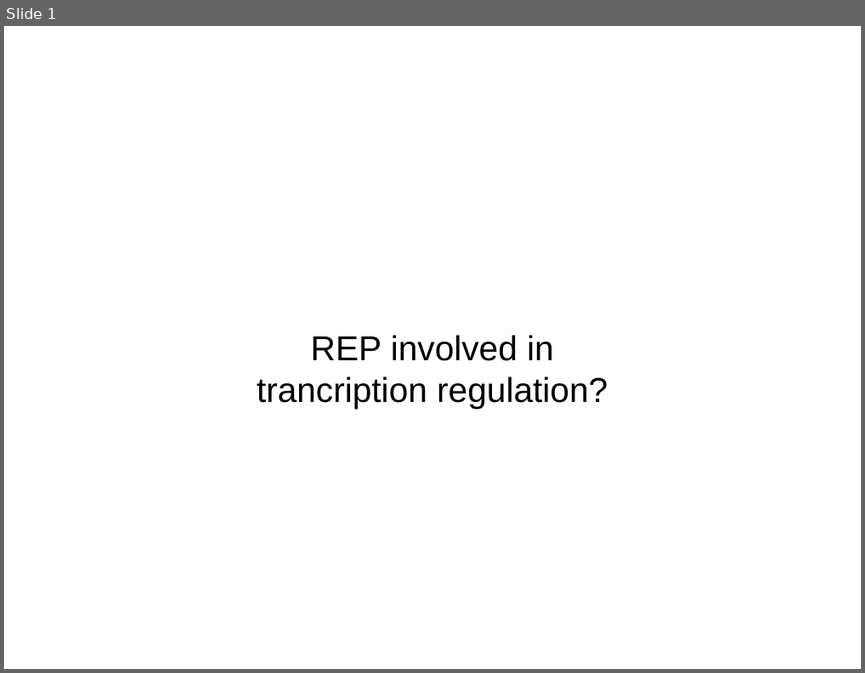
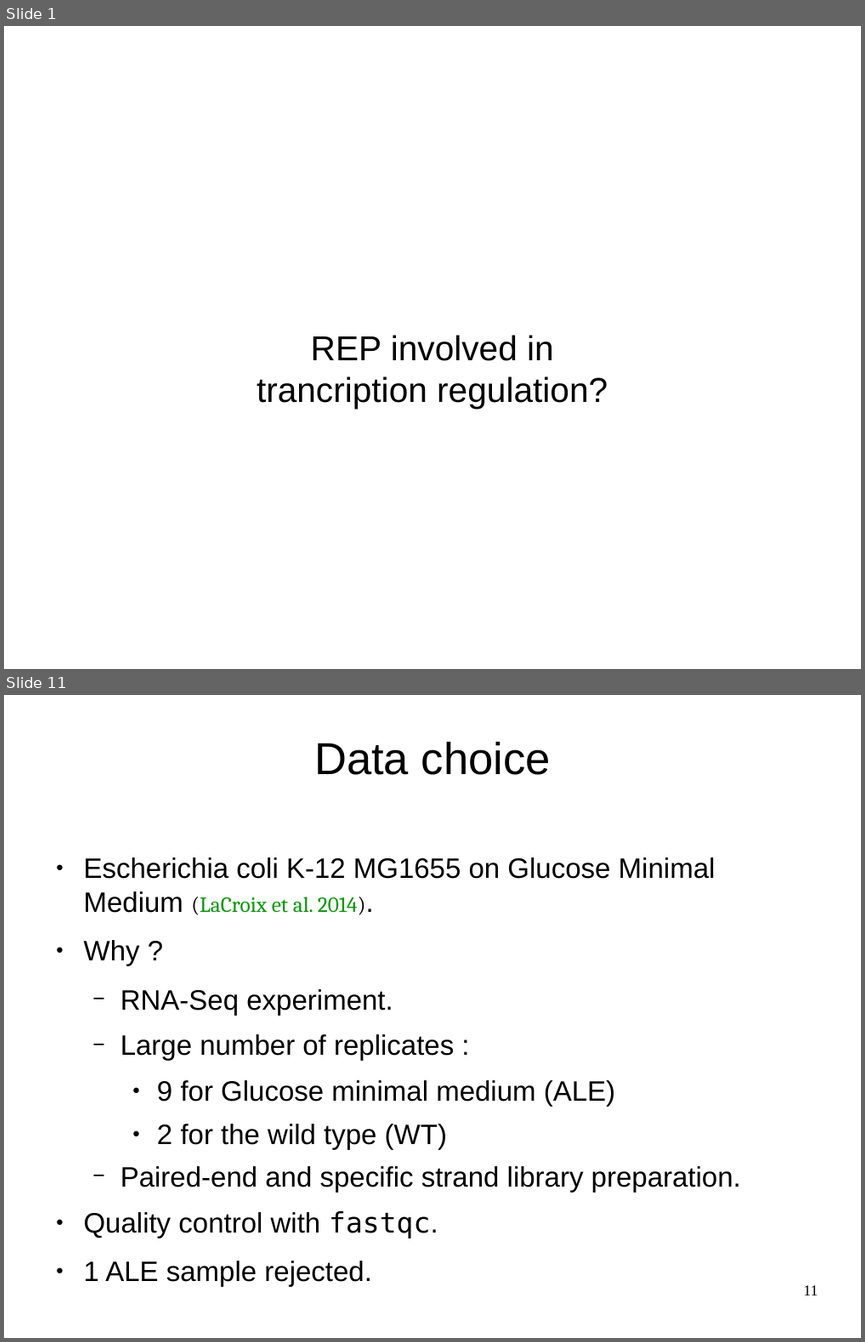
Before and after one commit to mesmeraf/stage_M2, a slide deck: presentation.odp. Shown one above the other, each under a label of ours: slide 1 before the commit, slides 1 and 11 after it; the slides between them are not shown. The pictures are 865x673 and 865x1342 pixels, drawn with LibreOffice and Linux fonts; fonts in the diff are those of the drawing; background and template pictures are left out. Boxes give left, top, right and bottom in pixels: in the first picture for what was removed or moved away, otherwise in the second. Text is boxed around its words. In the diff, an @@ line names an element or a change of style, - is before the commit and + after.

```diff
--- a/presentation.odp
+++ b/presentation.odp
@@ slide 11 added at bbox=[4, 695, 861, 1338], background picture (left out) @@
@@ title added at bbox=[314, 742, 551, 775], 41.4 pt, text #000000 @@
+Data choice
@@ text added at bbox=[84, 857, 741, 1287], 26 pt, text #000000 @@
+● Escherichia coli K-12 MG1655 on Glucose Minimal Medium (LaCroix et al. 2014).
+● Why ?
+  − RNA-Seq experiment.
+  − Large number of replicates :
+    ● 9 for Glucose minimal medium (ALE)
+    ● 2 for the wild type (WT)
+  − Paired-end and specific strand library preparation.
+● Quality control with fastqc.
+● 1 ALE sample rejected.
@@ page number added at bbox=[803, 1285, 817, 1295], 14 pt, text #000000 @@
+11
```
Also in this commit, not shown: 4 slides changed, 16 other slides added, 10 other files.
